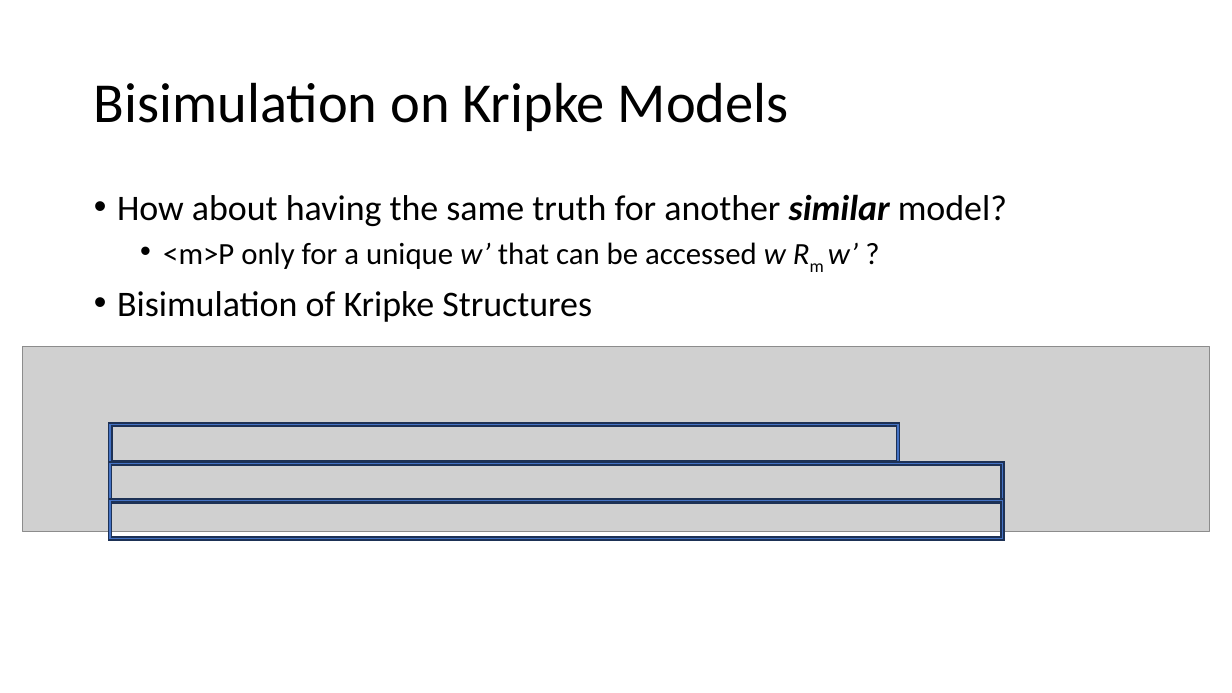
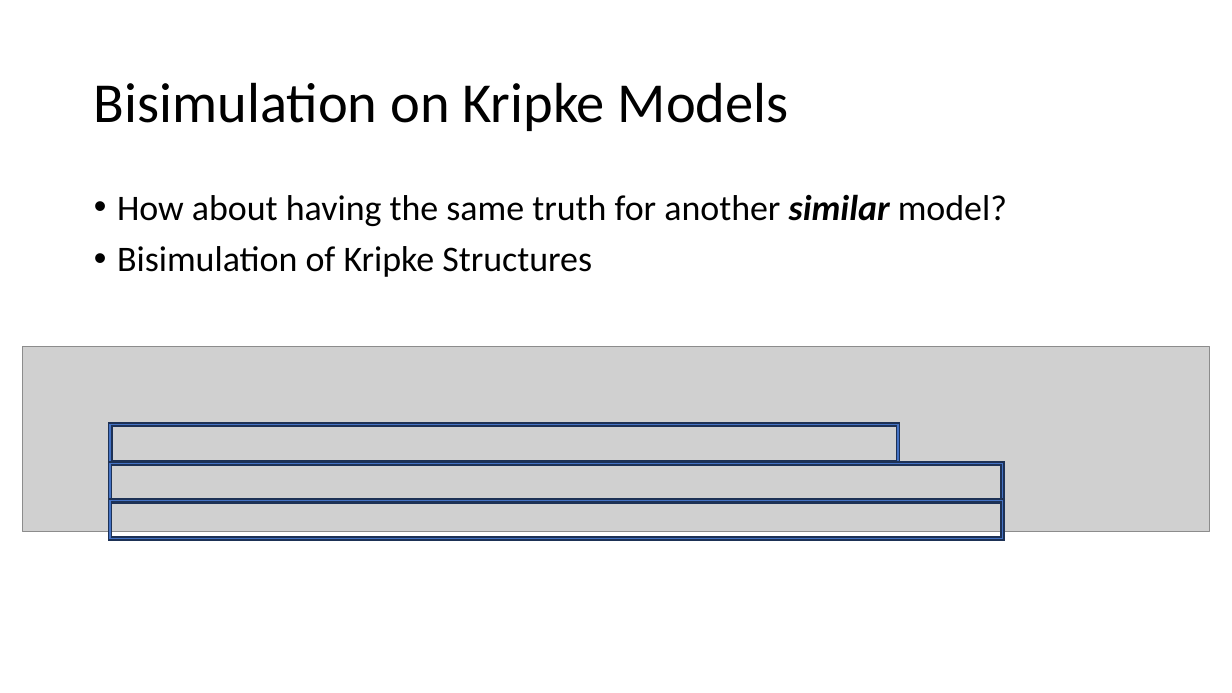
Before and after one commit to Contingent-Systems/modal_abstractions_presentations, a slide deck: slide 12 of thesis_proposal/proposal.pptx. Drawn at 1232x693 pixels with LibreOffice and Linux fonts; fonts in the diff are those of the drawing; grey boxes stand for pictures. Boxes give left, top, right and bottom in pixels: in the first picture for what was removed or moved away, otherwise in the second. Text is boxed around its words. In the diff, an @@ line names an element or a change of style, - is before the commit and + after.

```diff
--- a/thesis_proposal/proposal.pptx
+++ b/thesis_proposal/proposal.pptx
@@ text at (x1=163, y1=242, x2=859, y2=269): paragraph removed @@
-  • <m>P only for a unique w’ that can be accessed w Rm w’ ?
```
Also in this commit, not shown: 9 other slides changed, 1 slide added.
